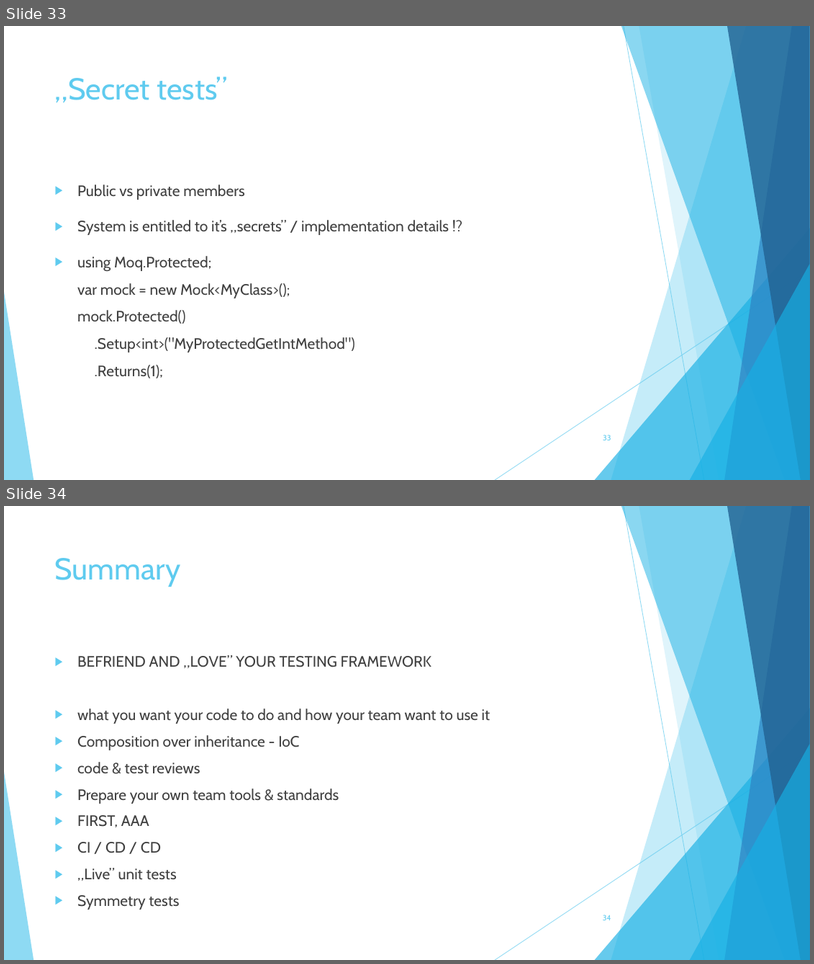
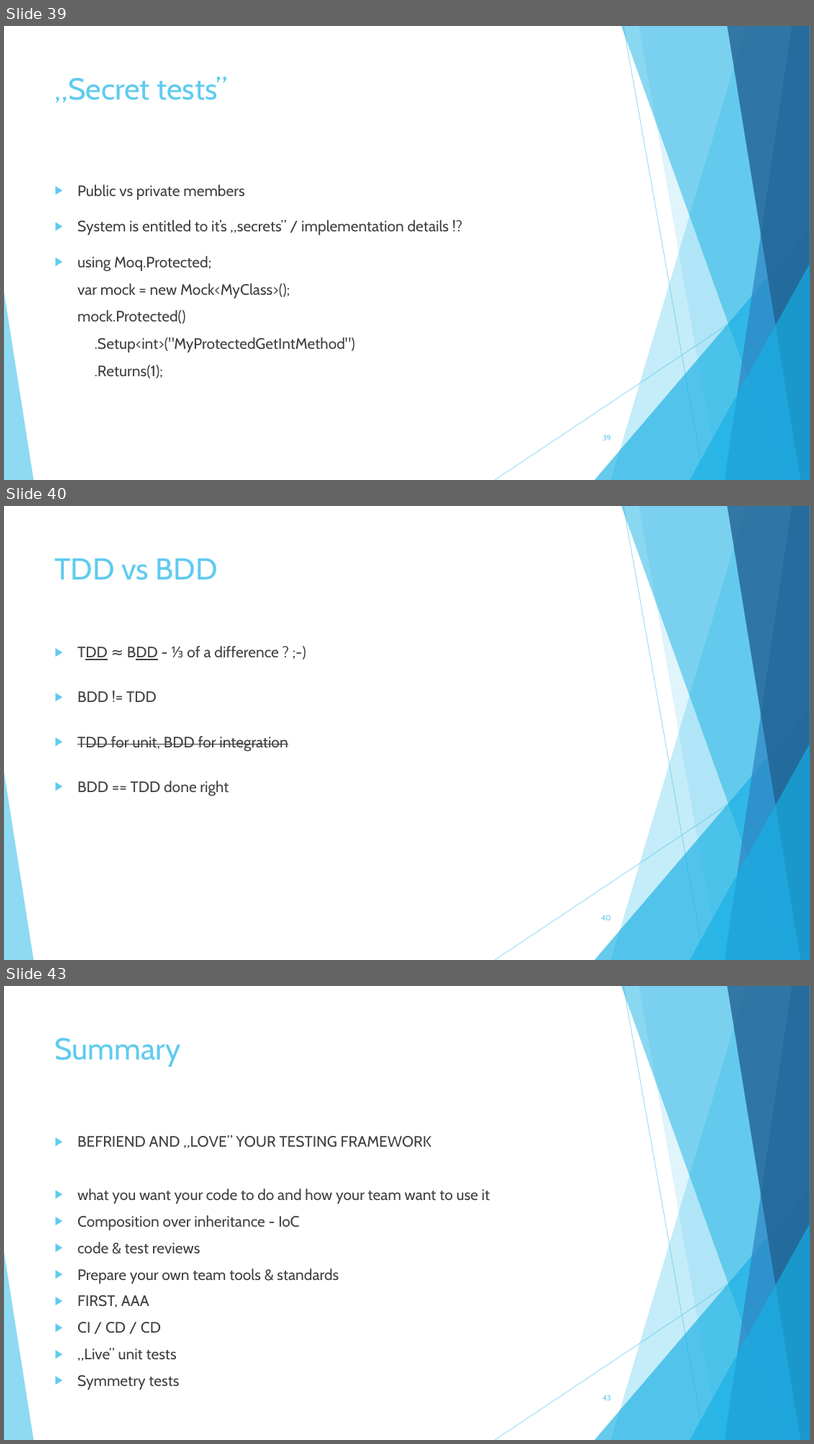
Before and after one commit to szubartm/TddAndBdd.Materials, a slide deck: TDD/Testing in TDD spirit.pptx. Shown one above the other, each under a label of ours: slides 33 and 34 before the commit, slides 39, 40 and 43 after it; the slides between them are not shown. The pictures are 814x964 and 814x1444 pixels, drawn with LibreOffice and Linux fonts; fonts in the diff are those of the drawing. Boxes give left, top, right and bottom in pixels: in the first picture for what was removed or moved away, otherwise in the second. Text is boxed around its words. In the diff, an @@ line names an element or a change of style, - is before the commit and + after.

```diff
--- a/TDD/Testing in TDD spirit.pptx
+++ b/TDD/Testing in TDD spirit.pptx
@@ slide 40 added at (4,506,810,960), background #FFFFFF; not listed: 10 template elements that a slide beside it also shows @@
@@ title added at (55,558,218,580), 36 pt, text #5FCBEF @@
+TDD vs BDD
@@ text added at (77,646,288,795), 18 pt, text #404040 @@
+▶ TDD ≈ BDD - ⅓ of a difference ? ;-)
+▶ BDD != TDD
+▶ TDD for unit, BDD for integration
+▶ BDD == TDD done right
@@ page number added at (602,914,611,920), 9 pt, text #5FCBEF @@
+40
@@ what was slide 33 is now slide 39 @@
@@ page number at (603,434,612,440): text changed @@
-33
+39
@@ what was slide 34 is now slide 43 @@
@@ page number at (603,1394,612,1400): text changed @@
-34
+43
```
Also in this commit, not shown: 5 slides changed, 8 other slides added.
